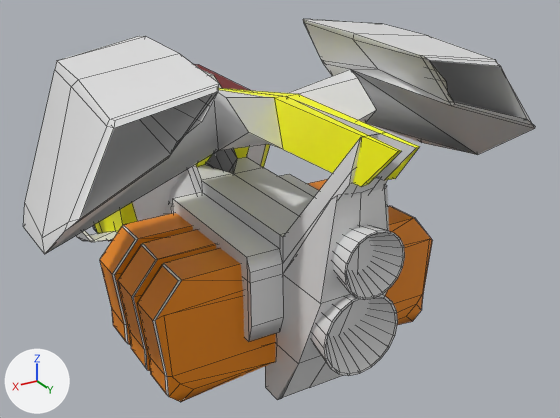
Two versions of the FBX model Assets/Ressources/Sting/Sting.fbx, one commit apart.
Before and after are seen from a 50 mm lens placed at (0.109, 0.272, 0.105), pointed at (-0.021, 0.056, -0.003). Lighting does not change. The marker at lower left points along +X, +Y and +Z. Mesh edges are drawn as thin lines. Where no turn or scale is listed for an object, it has been applied to the vertices.

Names of what the first picture shows: 'pPipe3'.
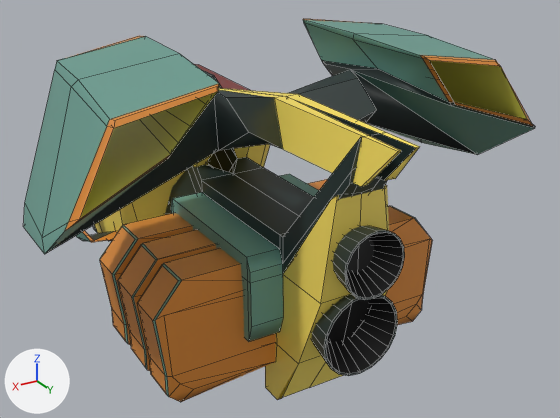
Where the change shows, as pixel boxes (x1, y1, x2, y2) in the pictures (560 x 418 px; the box of a moved part takes in the faces that stretch with it):
'pPipe3', recoloured, reshaped
    both: (23, 19, 535, 402)
part 1 of me_mesh, moved or reshaped
    before: (140, 62, 447, 364)
    after: (140, 73, 443, 364)
part 2 of me_mesh, recoloured (grey to black)
    both: (326, 232, 403, 374)
part 3 of me_mesh, recoloured (grey to yellow)
    both: (132, 144, 389, 400)
part 4 of me_mesh, recoloured (white to orange)
    both: (60, 19, 534, 242)
part 5 of me_mesh, recoloured (white to green)
    both: (23, 20, 534, 397)
part 6 of me_mesh, recoloured (grey to yellow)
    both: (80, 60, 527, 218)
part 7 of me_mesh, recoloured
    both: (108, 64, 249, 241)
part 8 of me_mesh, recoloured
    both: (94, 88, 419, 234)
part 9 of me_mesh, recoloured
    both: (100, 179, 430, 402)

Diff of the bpy script that builds the scene:
```diff
--- a/Assets/Ressources/Sting/Sting.fbx.py
+++ b/Assets/Ressources/Sting/Sting.fbx.py
@@ mat_lambert1 @@
 mat_lambert1 = principled_material('lambert1')
-mat_lambert1.base_color = (0.76, 0.76, 0.76)  # light grey #e2e2e2
+mat_lambert1.base_color = (0.0152, 0.03, 0.0283)  # dark cyan #21302f
@@ mat_cockpitmaterial @@
+mat_cockpitmaterial = principled_material('CockpitMaterial')
+mat_cockpitmaterial.base_color = (0.196, 0.0313, 0.0277)  # dark red #7a312e
@@ mat_insidereactormaterial @@
+mat_insidereactormaterial = principled_material('InsideReactorMaterial')
+mat_insidereactormaterial.base_color = (0.728, 0.693, 0.123)  # yellow #ded962
@@ mat_spaceshipprimarymaterial @@
+mat_spaceshipprimarymaterial = principled_material('SpaceshipPrimaryMaterial')
+mat_spaceshipprimarymaterial.base_color = (0.144, 0.337, 0.279)  # green #6a9d90
@@ mat_spaceshipsecondarymaterial @@
+mat_spaceshipsecondarymaterial = principled_material('SpaceShipSecondaryMaterial')
+mat_spaceshipsecondarymaterial.base_color = (0.956, 0.748, 0.124)  # yellow #fae063
@@ mat_containermaterial @@
+mat_containermaterial = principled_material('ContainerMaterial')
+mat_containermaterial.base_color = (0.673, 0.24, 0.0316)  # orange #d68632
@@ me_mesh @@
-me_mesh.from_pydata(...)  # 919 vertices, 909 faces; spans x -0.071..0.071, y -0.111..0.111, z -0.051..0.051
+me_mesh.from_pydata(...)  # 936 vertices, 913 faces; spans x -0.071..0.071, y -0.111..0.111, z -0.051..0.051
+# me_mesh part 1
+# 8 faces are deleted
+# 6 vertices move from x -0.041..0.041, y 0.078..0.082, z 0.037..0.045 to x -0.041..0.041, y 0.079..0.08, z 0.037..0.045
+# 17 vertices are added at x -0.008..0.009, y 0.088..0.094, z -0.028..0.012
+# 4 new faces join them, mat_spaceshipsecondarymaterial (yellow #fae063)
+# 4 new faces join them, mat_lambert1 (dark cyan #21302f)
+# 4 new faces join them, mat_lambert3 (black #0d0d0d)
+# me_mesh part 2: 40 faces spanning x -0.011..0.011, y 0.085..0.101, z -0.03..0.013 switch from mat_lambert1 (light grey #e2e2e2) to mat_lambert3 (black #0d0d0d)
+# me_mesh part 3: 30 faces spanning x -0.031..0.031, y -0.008..0.094, z -0.051..0.022 switch from mat_lambert1 (light grey #e2e2e2) to mat_spaceshipsecondarymaterial (yellow #fae063)
+# me_mesh part 4: 92 faces spanning x -0.071..0.071, y -0.077..0.086, z -0.049..0.051 switch from mat_lambert1 (light grey #e2e2e2) to mat_containermaterial (orange #d68632)
+# me_mesh part 5: 120 faces spanning x -0.071..0.071, y -0.041..0.085, z -0.038..0.051 switch from mat_lambert1 (light grey #e2e2e2) to mat_spaceshipprimarymaterial (green #6a9d90)
+# me_mesh part 6: 15 faces spanning x -0.067..0.068, y -0.004..0.086, z -0.004..0.05 switch from mat_lambert1 (light grey #e2e2e2) to mat_insidereactormaterial (yellow #ded962)
+# me_mesh part 7: 24 faces spanning x -0.033..0.033, y -0.069..0.0, z -0.044..0.021 switch from mat_lambert4 (dark red #6e0000) to mat_cockpitmaterial (dark red #7a312e)
+# me_mesh part 8: 42 faces spanning x -0.033..0.033, y -0.047..0.111, z -0.04..0.037 switch from mat_lambert2 (yellow #ffff00) to mat_spaceshipsecondarymaterial (yellow #fae063)
+# me_mesh part 9: 124 faces spanning x -0.047..0.047, y 0.026..0.071, z -0.041..-0.003 switch from mat_lambert5 (orange #e98500) to mat_containermaterial (orange #d68632)
 me_mesh.materials.append(mat_blinn1)
```
